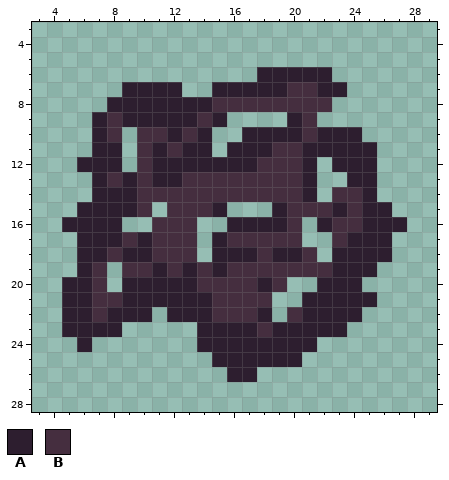
Two versions of one pixel-art sprite, src/assets/img/skrynia/empty.png. Above is the file before it was changed.
The file is 512x512 pixels, drawn in blocks of 16x16; one block is one cell here. Shown: x 3..29, y 3..28.
Palette (. is transparent): A #2d1e2f  B #452e3f
The result:
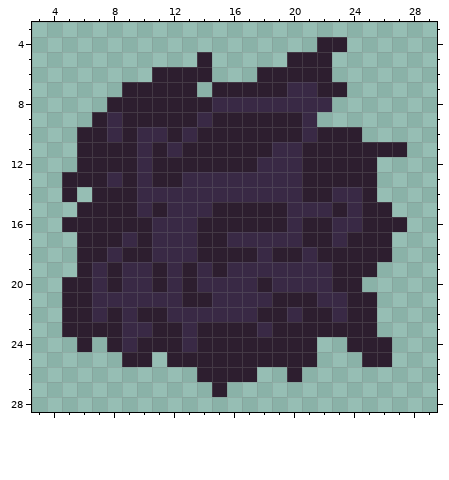
From old to new:
{"colour":"B","old":"#452e3f","new":"#392945"}
{"y":4,"x":22,"old":"..","new":"AA"}
{"y":5,"x":14,"old":".","new":"A"}
{"y":5,"x":20,"old":"...","new":"AAA"}
{"y":6,"x":11,"old":"....","new":"AAAA"}
{"y":7,"x":13,"old":".","new":"A"}
{"y":9,"x":16,"old":"....","new":"AAAA"}
{"y":10,"x":6,"old":".","new":"A"}
{"y":10,"x":9,"old":".","new":"A"}
{"y":10,"x":15,"old":"..","new":"AA"}
{"y":11,"x":6,"old":".","new":"A"}
{"y":11,"x":9,"old":".","new":"A"}
{"y":11,"x":15,"old":".","new":"A"}
{"y":11,"x":26,"old":"..","new":"AA"}
{"y":12,"x":9,"old":".","new":"A"}
{"y":12,"x":22,"old":".","new":"A"}
{"y":13,"x":5,"old":"..","new":"AA"}
{"y":13,"x":22,"old":"..","new":"AA"}
{"y":14,"x":5,"old":".","new":"A"}
{"y":14,"x":22,"old":".","new":"A"}
{"y":15,"x":11,"old":".","new":"A"}
{"y":15,"x":16,"old":"...","new":"AAA"}
{"y":16,"x":9,"old":"..","new":"AA"}
{"y":16,"x":14,"old":"..","new":"AA"}
{"y":16,"x":21,"old":".","new":"A"}
{"y":17,"x":14,"old":".","new":"A"}
{"y":17,"x":21,"old":"..","new":"AA"}
{"y":18,"x":14,"old":".","new":"A"}
{"y":18,"x":22,"old":".","new":"A"}
{"y":19,"x":8,"old":".","new":"A"}
{"y":20,"x":8,"old":".AA","new":"ABB"}
{"y":20,"x":12,"old":"A","new":"B"}
{"y":20,"x":20,"old":"..A","new":"BBB"}
{"y":21,"x":9,"old":"AAAA","new":"BBBB"}
{"y":21,"x":19,"old":"..","new":"AA"}
{"y":21,"x":22,"old":"AA","new":"BB"}
{"y":22,"x":9,"old":"A","new":"B"}
{"y":22,"x":11,"old":".AAA","new":"ABBB"}
{"y":22,"x":19,"old":".","new":"A"}
{"y":22,"x":23,"old":"A","new":"B"}
{"y":22,"x":25,"old":".","new":"A"}
{"y":23,"x":9,"old":".....","new":"BBAAB"}
{"y":23,"x":24,"old":"..","new":"AA"}
{"y":24,"x":8,"old":"......","new":"ABAAAB"}
{"y":24,"x":24,"old":"...","new":"AAA"}
{"y":25,"x":9,"old":"..","new":"AA"}
{"y":25,"x":12,"old":"...","new":"AAA"}
{"y":25,"x":21,"old":".","new":"A"}
{"y":25,"x":25,"old":"..","new":"AA"}
{"y":26,"x":14,"old":"..","new":"AA"}
{"y":26,"x":20,"old":".","new":"A"}
{"y":27,"x":15,"old":".","new":"A"}
